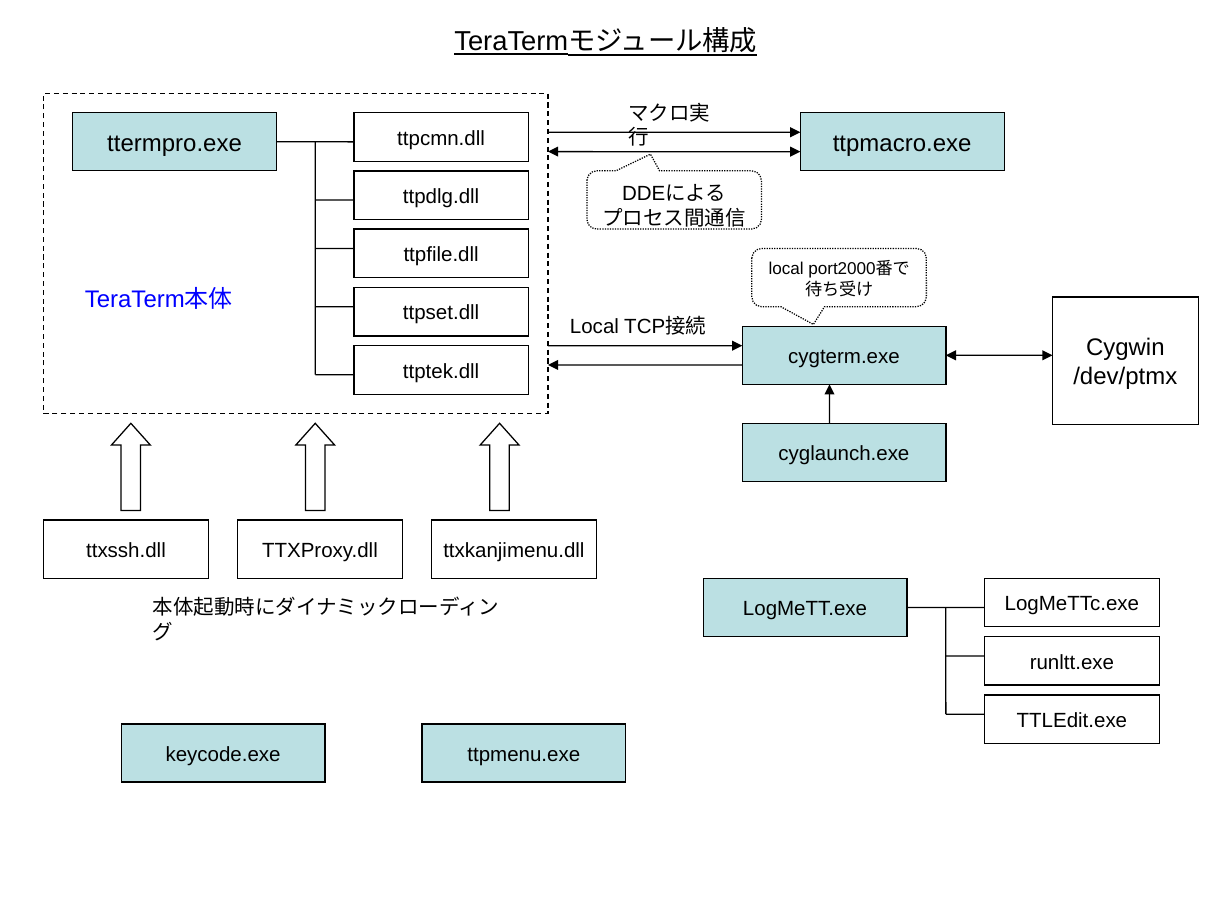
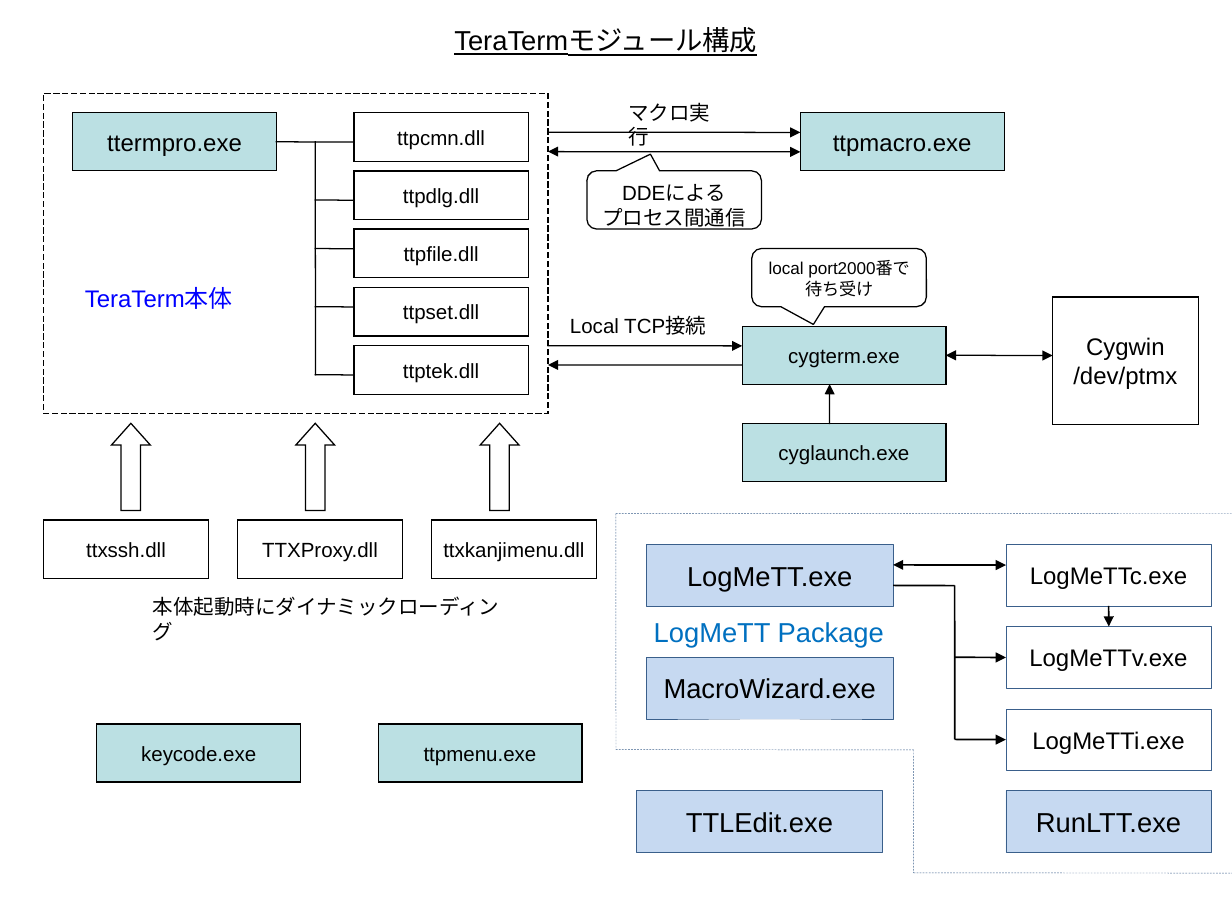
Before and after one commit to svn2github/teraterm-trunk, a slide deck: slide 1 of doc/ja/html/reference/image/module_relation.ppt. Drawn at 1232x924 pixels with LibreOffice and Linux fonts; fonts in the diff are those of the drawing. Boxes give left, top, right and bottom in pixels: in the first picture for what was removed or moved away, otherwise in the second. Text is boxed around its words. In the diff, an @@ line names an element or a change of style, - is before the commit and + after.

```diff
--- a/doc/ja/html/reference/image/module_relation.ppt
+++ b/doc/ja/html/reference/image/module_relation.ppt
@@ outline #000000 0.74 pt dashed to #000000 0.74 pt in 3 elements at [586,171,761,229], [752,249,926,307], [43,94,547,414] @@
@@ line added from (616, 514) to (1232, 514), #3A5F8B 0.26 pt dashed @@
@@ line added from (616, 514) to (616, 750), #3A5F8B 0.26 pt dashed @@
@@ rectangle "LogMeTT.exe": place and size @@
-rectangle "LogMeTT.exe" at [703,578,907,636]
+rectangle "LogMeTT.exe" at [647,545,893,606]
@@ rectangle "LogMeTT.exe" at [647,545,893,606]: size 12 to 16 pt; fill #BBE0E3 to #C6D9F1; outline #000000 0.74 pt to #3A5F8B 0.26 pt @@
@@ double arrow added from (893, 565) to (1005, 565), #000000 0.99 pt @@
@@ rectangle "LogMeTTc.exe": place and size @@
-rectangle "LogMeTTc.exe" at [984,578,1159,626]
+rectangle "LogMeTTc.exe" at [1005,545,1211,606]
@@ rectangle "LogMeTTc.exe" at [1005,545,1211,606]: size 12 to 14 pt; outline #000000 0.74 pt to #3A5F8B 0.26 pt @@
@@ line moved from (907, 607) - (984, 607) to (893, 585) - (955, 585) @@
@@ line (893, 585) - (955, 585): stroke #000000 0.74 pt to #000000 0.99 pt @@
@@ line moved from (946, 607) - (946, 715) to (955, 585) - (955, 739) @@
@@ line (955, 585) - (955, 739): stroke #000000 0.74 pt to #000000 0.99 pt @@
@@ text added at [654,622,884,648], 16 pt, text #0070C0 @@
+LogMeTT Package
@@ rectangle added at [1005,627,1211,689], outline #3A5F8B 0.26 pt, 14 pt, text #000000 @@
+LogMeTTv.exe
@@ arrow added from (1109, 606) to (1109, 627), #000000 0.99 pt @@
@@ rectangle added at [647,658,893,719], fill #C6D9F1, outline #3A5F8B 0.26 pt, 16 pt, text #000000 @@
+MacroWizard.exe
@@ line moved from (946, 655) - (984, 655) to (955, 658) - (1005, 658) @@
@@ line (955, 658) - (1005, 658): line to arrow; stroke #000000 0.74 pt to #000000 0.99 pt @@
@@ rectangle added at [1005,708,1211,770], outline #3A5F8B 0.26 pt, 14 pt, text #000000 @@
+LogMeTTi.exe
@@ rectangle "keycode.exe": place and size @@
-rectangle "keycode.exe" at [121,724,324,782]
+rectangle "keycode.exe" at [97,724,301,782]
@@ rectangle "ttpmenu.exe": place and size @@
-rectangle "ttpmenu.exe" at [423,724,626,782]
+rectangle "ttpmenu.exe" at [378,724,582,782]
@@ line moved from (946, 715) - (984, 715) to (955, 739) - (1005, 739) @@
@@ line (955, 739) - (1005, 739): line to arrow; stroke #000000 0.74 pt to #000000 0.99 pt @@
@@ line added from (616, 750) to (913, 750), #3A5F8B 0.26 pt dashed @@
@@ line added from (913, 750) to (914, 873), #3A5F8B 0.26 pt dashed @@
@@ rectangle "TTLEdit.exe": place and size @@
-rectangle "TTLEdit.exe" at [984,695,1159,743]
+rectangle "TTLEdit.exe" at [636,791,882,853]
@@ rectangle "TTLEdit.exe" at [636,791,882,853]: size 12 to 16 pt; fill none to #C6D9F1; outline #000000 0.74 pt to #3A5F8B 0.26 pt @@
@@ rectangle "RunLTT.exe": place and size @@
-rectangle "RunLTT.exe" at [984,637,1159,685]
+rectangle "RunLTT.exe" at [1005,791,1211,853]
@@ rectangle "RunLTT.exe" at [1005,791,1211,853]: fill none to #C6D9F1; outline #000000 0.74 pt to #3A5F8B 0.26 pt @@
@@ text in rectangle at [1036,813,1181,833]: text changed; size 12 to 16 pt @@
-runltt.exe
+RunLTT.exe
@@ line added from (913, 873) to (1232, 873), #3A5F8B 0.26 pt dashed @@
```
Also in this commit, not shown: 1 other file.
